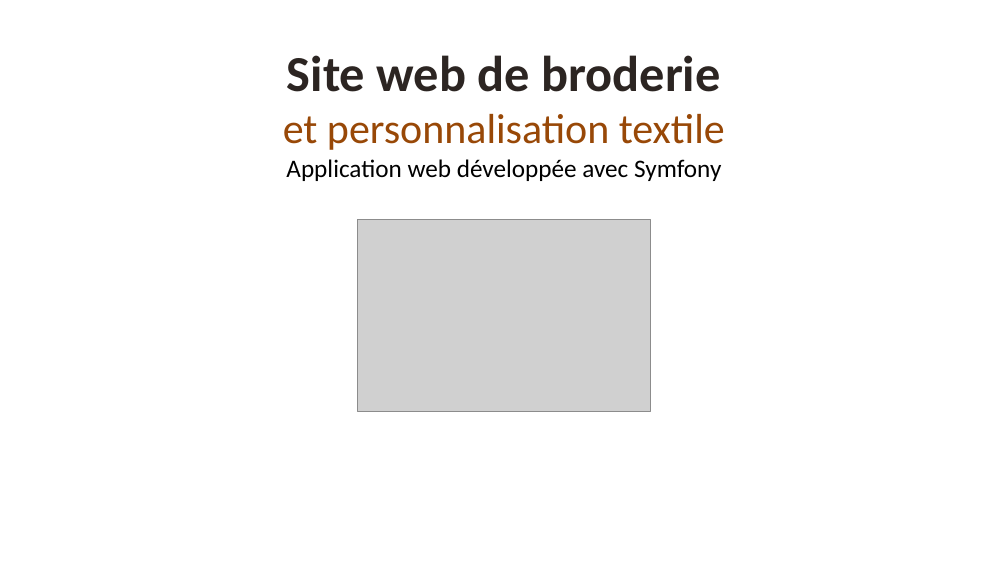
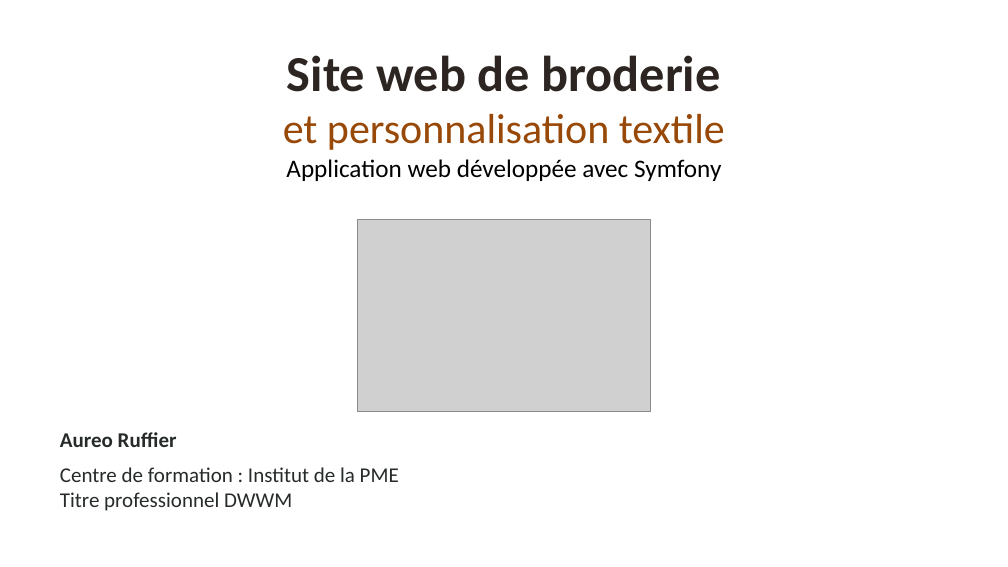
Before and after one commit to aureopires/projet_broderie, a slide deck: slide 1 of output/Aureo_Ruffier_Presentation_Projet.pptx. Drawn at 1008x567 pixels with LibreOffice and Linux fonts; fonts in the diff are those of the drawing; grey boxes stand for pictures; background and template pictures are left out. Boxes give left, top, right and bottom in pixels: in the first picture for what was removed or moved away, otherwise in the second. Text is boxed around its words. In the diff, an @@ line names an element or a change of style, - is before the commit and + after.

```diff
--- a/output/Aureo_Ruffier_Presentation_Projet.pptx
+++ b/output/Aureo_Ruffier_Presentation_Projet.pptx
@@ text added at (x1=60, y1=432, x2=399, y2=511), 20 pt, text #262B29 @@
+Aureo Ruffier
+Centre de formation : Institut de la PME
+Titre professionnel DWWM
```
Also in this commit, not shown: 12 other slides changed, 12 slides added, 8 slides removed, 4 other files.
